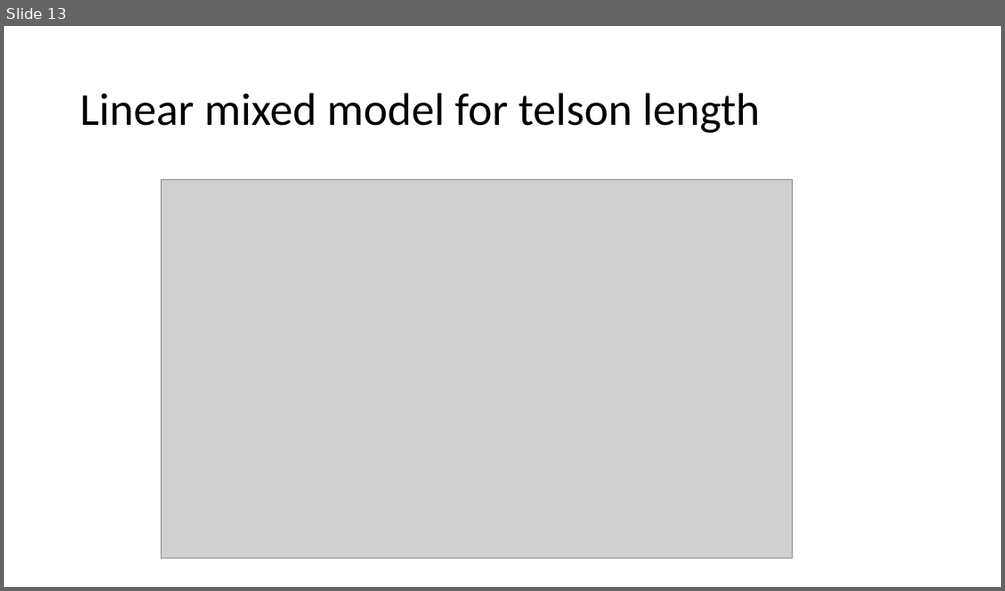
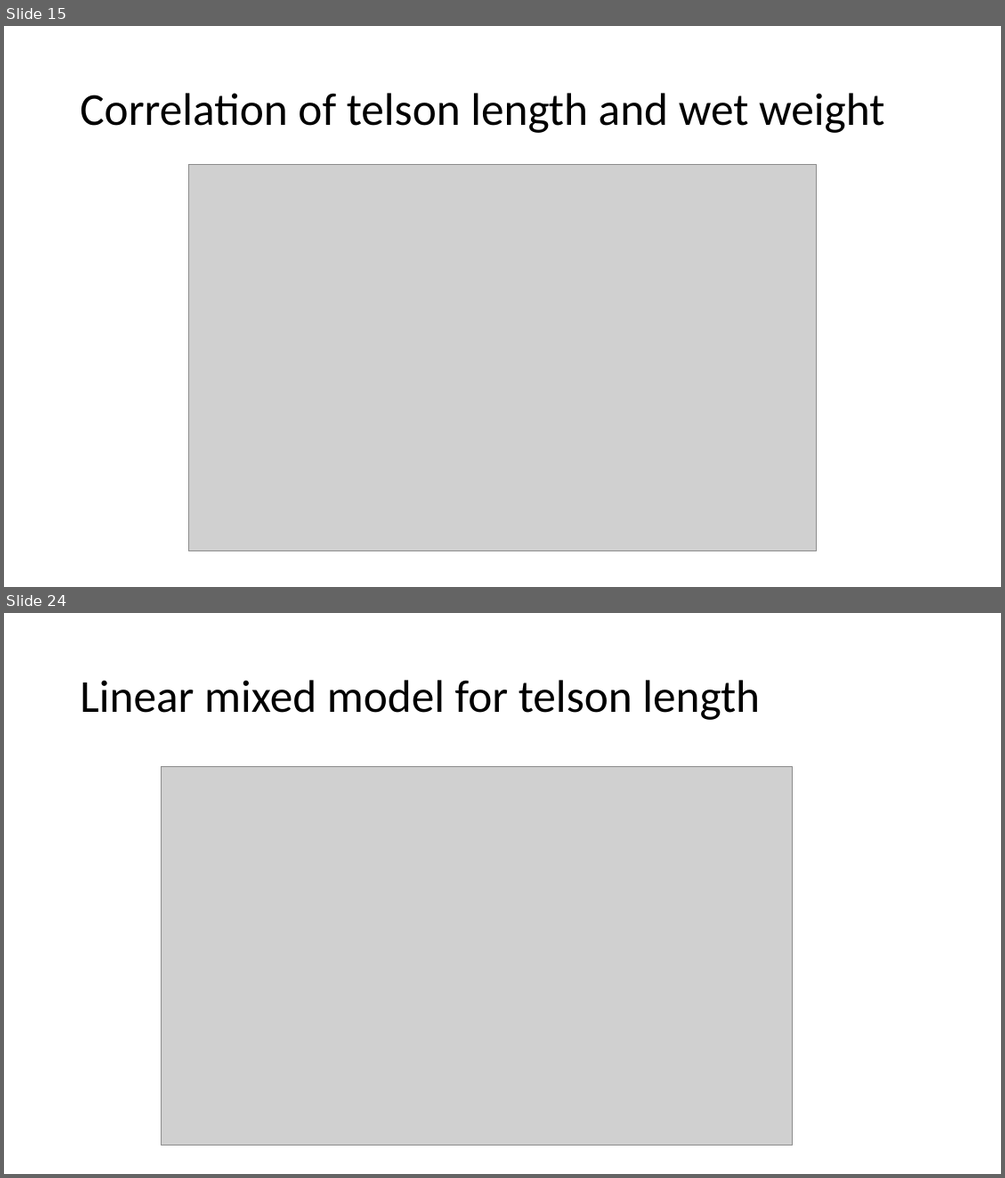
Before and after one commit to NWFSC-OA-lab/krill_size_2019, a slide deck: Krill size plots.pptx. Shown one above the other, each under a label of ours: slide 13 before the commit, slides 15 and 24 after it; the slides between them are not shown. The pictures are 1005x591 and 1005x1178 pixels, drawn with LibreOffice and Linux fonts; fonts in the diff are those of the drawing; grey boxes stand for pictures. Boxes give left, top, right and bottom in pixels: in the first picture for what was removed or moved away, otherwise in the second. Text is boxed around its words. In the diff, an @@ line names an element or a change of style, - is before the commit and + after.

```diff
--- a/Krill size plots.pptx
+++ b/Krill size plots.pptx
@@ slide 15 added at [4,26,1001,587], background #FFFFFF @@
@@ title added at [80,93,884,133], 44 pt, text #000000 @@
+Correlation of telson length and wet weight
@@ picture added at [189,164,816,551] @@
@@ what was slide 13 is now slide 24 @@
```
Also in this commit, not shown: 11 slides changed, 10 other slides added, 4 other files.
